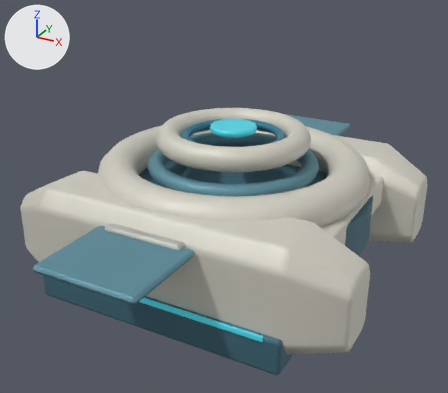
The Blender file space-battleship/art_sources/planet_integrated_v6/auto_explore.blend, before and after one commit.
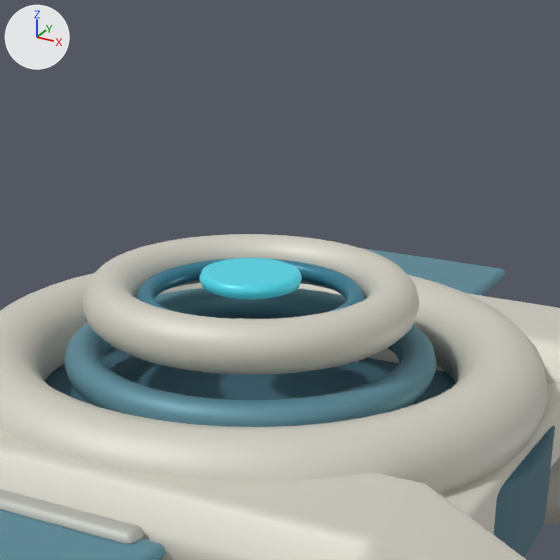
Each version is shown whole from a 50 mm camera at (1.785, -3.371, 1.943) aimed at (0.009, -0.14, 0.327), then close up on the part from 26% to 84% of the width and 0% to 66% of the height. The lights are fixed; the arrows at upper left show +X, +Y and +Z. The first two pictures are the older version.

Objects in the first close-up: 'Blue inner bearing race', 'Circular command lens', 'Folded solar vane', 'Folded solar vane.001', 'Ivory annular pressure rim', 'Radial bearing lower drum', 'Rotating inner glass', 'Rotating open habitat collar', 'Shared-ring pressure haunch', 'Shared-ring pressure haunch.001', 'Tangential ring transfer rib.001', 'Vane bright root'.
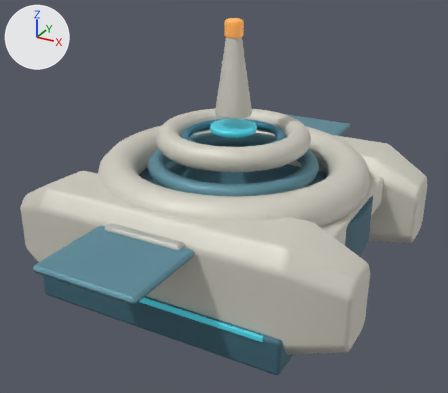
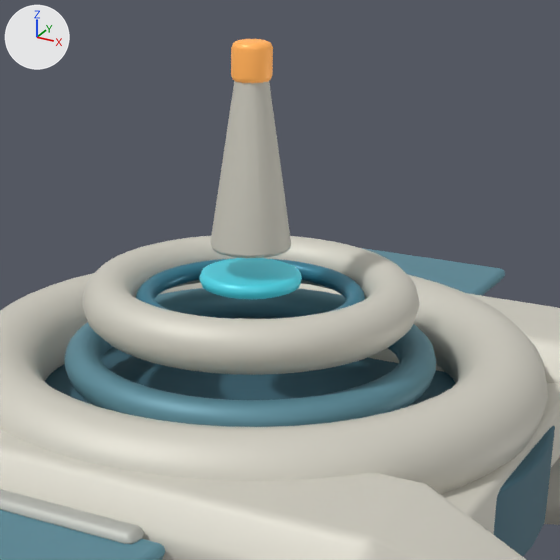
What differs and where, as boxes (x1, y1, x2, y2) in the close-ups (560 x 560 px):
'Station slender command mast', added: after (211, 81, 291, 258)
'Station amber beacon', added (orange): after (231, 39, 273, 83)

What the commit changed:
Material 'V6 signal' (mat_v6_signal) is new.
Its base color is (0.92, 0.39, 0.09) (orange #f6a855).
Its metallic is 0.14.
Its roughness is 0.46.
Its emission color is (0.92, 0.39, 0.09) (orange #f6a855).
Its emission strength is 0.3.
Mesh me_cylinder_002 is new.
It has 72 vertices, 62 faces and spans x -0.057..0.057, y -0.057..0.057, z -0.055..0.055.
It uses material mat_v6_signal (orange #f6a855, glowing orange #f6a855).
Mesh me_cone is new.
It has 96 vertices, 82 faces and spans x -0.118..0.118, y -0.118..0.118, z -0.25..0.25.
It uses material mat_v6_armor (light grey #d7d4c8).
Object 'Station amber beacon' (ob_station_amber_beacon) is new; it shows me_cylinder_002.
Its parent is ob_habitatringspin.
Its location is (0.0, 0.0, 0.8).
Object 'Station slender command mast' (ob_station_slender_command_mast) is new; it shows me_cone.
Its parent is ob_habitatringspin.
Its location is (0.0, 0.0, 0.52).
